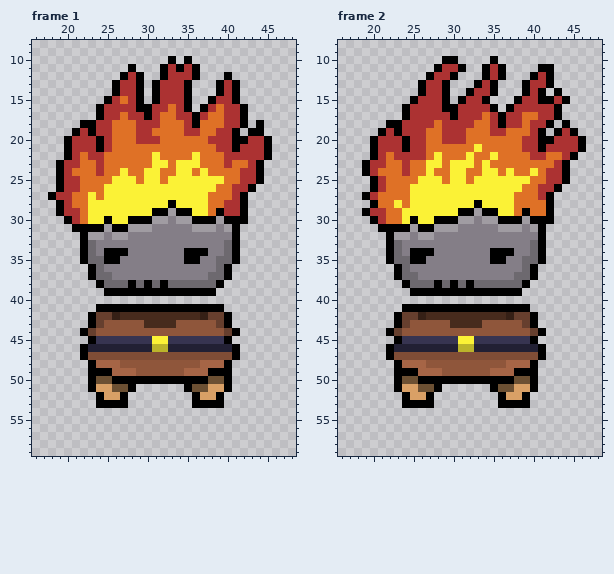
File history of a pixel-art file, aseprite/player-base/demon.aseprite. This is how it looked before the edit.
64x64 pixels, 12 frames. Colours within 5 levels of each other are drawn and written as one. Shown: frame 1: x 16..48, y 8..59; frame 2: x 16..48, y 8..59. The commit also changed other frames, which this record leaves out.
The same view after the edit:
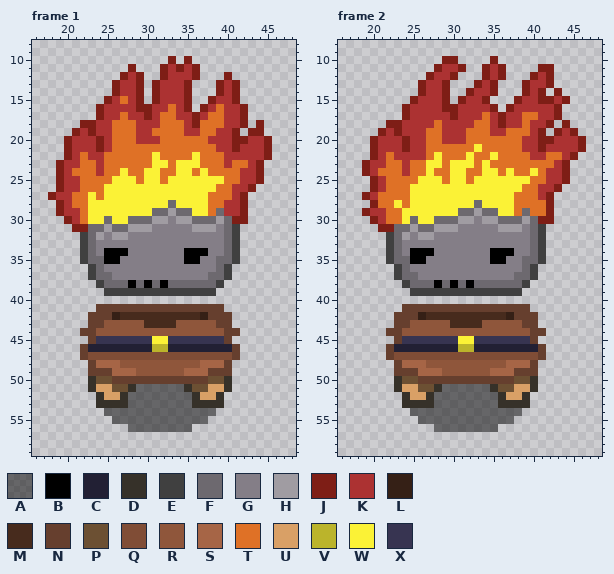
Palette (. is transparent): A #00000080  B #000000  C #222034  D #363129  E #404040  F #6d696f  G #847e87  H #a09ca2  J #7e1e16  K #ac3232  L #352016  M #472b1d  N #663f2e  P #6c5033  Q #804d36  R #8f563b  S #a66546  T #df7126  U #d9a066  V #bbb42b  W #fbf236  X #373451
Changes in this commit:
layer "Drop_Shadow" now shown
Frame 1:
y 10: x 33 B -> J; x 35 B -> J
y 11: x 28 B -> J; x 32 B -> J; x 34 B -> J; x 36 B -> J
y 12: x 27 B -> J; x 29 B -> J; x 32 B -> J; x 36 B -> J; x 40 B -> J
y 13..14: x 26 B -> J; x 29 B -> J; x 31 B -> J; x 35 B -> J; x 39 B -> J; x 41 B -> J
y 15: x 25 B -> J; x 29 B -> J; x 31 B -> J; x 35 B -> J; x 38 B -> J; x 41 B -> J
y 16: x 24 B -> J; x 29..30 BB -> JJ; x 35 B -> J; x 37 B -> J; x 42 B -> J
y 17: x 24 B -> J; x 30 B -> J; x 36 B -> J; x 42 B -> J
y 18: x 22..23 BB -> JJ; x 36 B -> J; x 42 B -> J; x 44 B -> J
y 19: x 21 B -> J; x 23 B -> J; x 41 B -> J; x 43..44 BB -> JJ
y 20: x 20 B -> J; x 24 B -> J; x 41..42 BB -> JJ; x 45 B -> J
y 21: x 20 B -> J; x 24 B -> J; x 41 B -> J; x 45 B -> J
y 22: x 20 B -> J; x 45 B -> J
y 23..25: x 19 B -> J; x 44 B -> J
y 26: x 19 B -> J; x 43 B -> J
y 27: x 18 B -> J; x 42 B -> J
y 28: x 19 B -> J; x 33 B -> F; x 42 B -> J
y 29: x 19 B -> J; x 31..32 BB -> FF; x 34..35 BB -> FF; x 39 B -> F; x 42 B -> J
y 30: x 20 B -> J; x 25 B -> F; x 28..30 BBB -> FFF; x 36..38 BBB -> FFF; x 40..42 BBB -> FJJ
y 31: x 21..24 BBBB -> JJFF; x 26..27 BB -> FF; x 40..41 HB -> FE
y 32: x 22..23 BH -> EF; x 40..41 GB -> FE
y 33..35: x 22 B -> E; x 41 B -> E
y 36..37: x 23 B -> E; x 40 B -> E
y 38: x 24 B -> E; x 39 B -> E
y 39: x 25..38 BBBBBBBBBBBBBB -> EEEEEEEEEEEEEE
y 41: x 24..39 BBBBBBBBBBBBBBBB -> NNNNNNNNNNNNNNNN
y 42..43: x 23 B -> N; x 40 B -> N
y 44: x 22 B -> N; x 41 B -> N
y 45: x 23 B -> N; x 40 B -> N
y 46..47: x 22 B -> N; x 41 B -> N
y 48: x 23 B -> N; x 40 B -> N
y 49: x 23..25 BBB -> NNN; x 38..40 BBB -> NNN
y 50: x 23 B -> D; x 26..37 BBBBBBBBBBBB -> NNNNNNNNNNNN; x 40 B -> D
y 51: x 23 B -> D; x 28..35 B......B -> DAAAAAAD; x 40 B -> D
y 52: x 24 B -> D; x 27..36 B........B -> DAAAAAAAAD; x 39 B -> D
y 53: x 24..39 BBBB........BBBB -> DDDDAAAAAAAADDDD
y 54: x 25..38 .............. -> AAAAAAAAAAAAAA
y 55: x 26..37 ............ -> AAAAAAAAAAAA
y 56: x 28..35 ........ -> AAAAAAAA
Frame 2:
y 10: x 29..30 BB -> JJ; x 35 B -> J
y 11: x 28 B -> J; x 31 B -> J; x 34 B -> J; x 36 B -> J; x 41..42 BB -> JJ
y 12: x 27 B -> J; x 30 B -> J; x 34 B -> J; x 36 B -> J; x 40 B -> J; x 42 B -> J
y 13: x 26 B -> J; x 29 B -> J; x 33 B -> J; x 35 B -> J; x 39 B -> J; x 42 B -> J
y 14: x 26 B -> J; x 29 B -> J; x 32 B -> J; x 35 B -> J; x 39 B -> J; x 41 B -> J; x 43 B -> J
y 15: x 25 B -> J; x 29 B -> J; x 31 B -> J; x 34 B -> J; x 38 B -> J; x 41..42 BB -> JJ; x 44 B -> J
y 16: x 24 B -> J; x 29..30 BB -> JJ; x 35 B -> J; x 37 B -> J; x 43 B -> J
y 17: x 24 B -> J; x 30 B -> J; x 36 B -> J; x 43 B -> J
y 18: x 22..23 BB -> JJ; x 36 B -> J; x 42 B -> J; x 44 B -> J
y 19: x 21 B -> J; x 23 B -> J; x 41 B -> J; x 43 B -> J; x 45 B -> J
y 20: x 20 B -> J; x 24 B -> J; x 41..42 BB -> JJ; x 46 B -> J
y 21: x 20 B -> J; x 24 B -> J; x 41 B -> J; x 46 B -> J
y 22: x 20 B -> J; x 45 B -> J
y 23..24: x 19 B -> J; x 44 B -> J
y 25: x 20 B -> J; x 44 B -> J
y 26: x 20 B -> J; x 43 B -> J
y 27: x 19 B -> J; x 42 B -> J
y 28: x 20 B -> J; x 33 B -> F; x 42 B -> J
y 29: x 19 B -> J; x 31..32 BB -> FF; x 34..35 BB -> FF; x 39 B -> F; x 42 B -> J
y 30: x 20 B -> J; x 25 B -> F; x 28..30 BBB -> FFF; x 36..38 BBB -> FFF; x 40..42 BBB -> FJJ
y 31: x 21..24 BBBB -> JJFF; x 26..27 BB -> FF; x 40..41 HB -> FE
y 32: x 22..23 BH -> EF; x 40..41 GB -> FE
y 33..35: x 22 B -> E; x 41 B -> E
y 36..37: x 23 B -> E; x 40 B -> E
y 38: x 24 B -> E; x 39 B -> E
y 39: x 25..38 BBBBBBBBBBBBBB -> EEEEEEEEEEEEEE
y 41: x 24..39 BBBBBBBBBBBBBBBB -> NNNNNNNNNNNNNNNN
y 42..43: x 23 B -> N; x 40 B -> N
y 44: x 22 B -> N; x 41 B -> N
y 45: x 23 B -> N; x 40 B -> N
y 46..47: x 22 B -> N; x 41 B -> N
y 48: x 23 B -> N; x 40 B -> N
y 49: x 23..25 BBB -> NNN; x 38..40 BBB -> NNN
y 50: x 23 B -> D; x 26..37 BBBBBBBBBBBB -> NNNNNNNNNNNN; x 40 B -> D
y 51: x 23 B -> D; x 28..35 B......B -> DAAAAAAD; x 40 B -> D
y 52: x 24 B -> D; x 27..36 B........B -> DAAAAAAAAD; x 39 B -> D
y 53: x 24..39 BBBB........BBBB -> DDDDAAAAAAAADDDD
y 54: x 25..38 .............. -> AAAAAAAAAAAAAA
y 55: x 26..37 ............ -> AAAAAAAAAAAA
y 56: x 28..35 ........ -> AAAAAAAA
